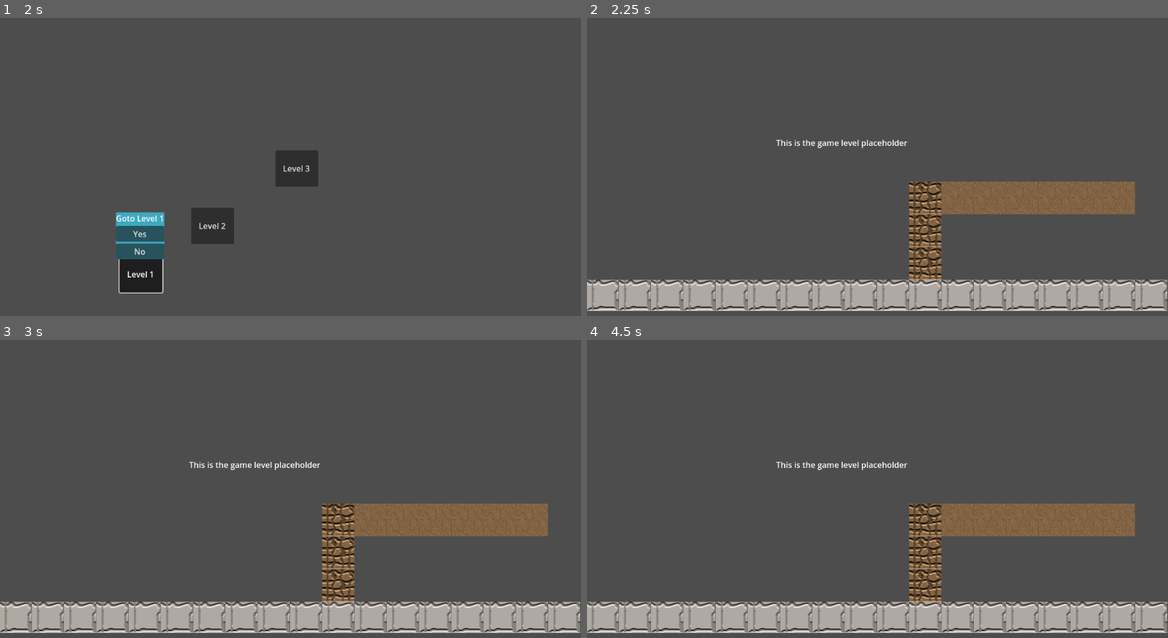
Above: before the commit, frames 1-4 (two rows, left to right).
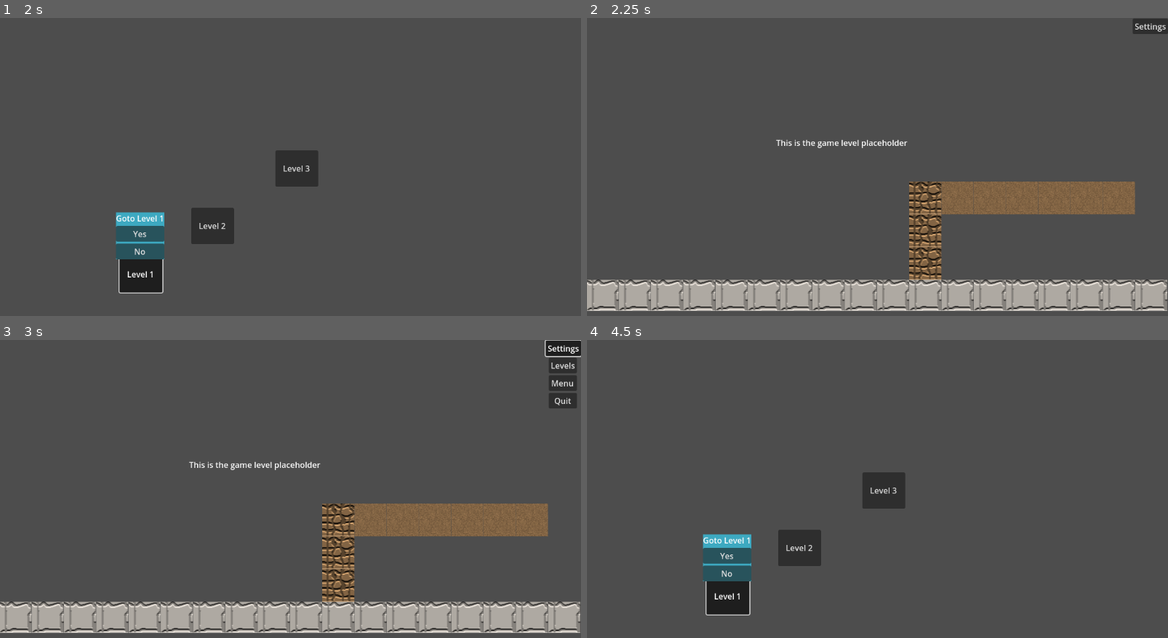
Above: after the commit, the same moments.

Repository: UNLV-CS472-672/2024-S-GROUP7-LifeQuest
Game: Godot game, scene res://main.tscn
The game is run twice, just before and just after one commit, with the same random seed, the same clock (stepped at 60 frames per second) and the same inputs.
Inputs (mouse positions are in pixels of both pictures, inside the frame that each line leads up to):
- Up to frame 1 (2 s): click "Play" at 0.5 s; click "Level 1" at 1.25 s
- Up to frame 2 (2.25 s): click "Yes" at 2 s
- Up to frame 3 (3 s): click (563, 348) at 2.75 s, where only the run after the commit has a clickable "Settings"
- Up to frame 4 (4.5 s): click (1150, 366) at 3.5 s, where only the run after the commit has a clickable "Levels"; click (726, 596) at 4.25 s, where only the run after the commit has a clickable "Level 1"

Frame 1 is identical in both runs. In frame 2, 0.3% of the frame differs, in the area x 93-100%, y 0-6%; in frame 3, 1.0%; in frame 4, 19%, in the area x 0-100%, y 40-99%.

Commit message:
Implement pause menu within game scene.

Diff:
--- /dev/null
+++ b/Game/LifeQuest/InGameMenu.gd
@@ -0,0 +1,15 @@
+extends Control
+
+# When "Levels" button is pressed:
+func _on_levels_pressed():
+# TODO: Does the scene need to be stopped before it is changed?
+	get_tree().change_scene_to_file("res://map_scene.tscn") # Fetch level selector scene
+
+# When "Menu" button is pressed:
+func _on_menu_pressed():
+	# TODO: Does the scene need to be stopped before it is changed?
+	get_tree().change_scene_to_file("res://main.tscn") # Fetch main menu scene
+
+# When "Quit" button is pressed:
+func _on_quit_pressed():
+	get_tree().quit() # Quit the game
--- /dev/null
+++ b/Game/LifeQuest/game_scene.gd
@@ -0,0 +1,19 @@
+extends Node2D
+
+@onready var menu = $Menu
+
+# Called when the node enters the scene tree for the first time.
+func _ready():
+	menu.hide() # Ensure in game menu is hidden when level starts
+
+# Called every frame. 'delta' is the elapsed time since the previous frame.
+func _process(delta):
+	pass
+
+func _on_settings_pressed():
+	if menu.visible == false: # If menu is hidden:
+		menu.visible = true # Show menu
+		Engine.time_scale = 1 # Pause game
+	else: # If menu is showing:
+		menu.visible = false # Hide menu
+		Engine.time_scale = 0  # Resume game
--- a/Game/LifeQuest/game_scene.tscn
+++ b/Game/LifeQuest/game_scene.tscn
@@ -1,8 +1,10 @@
-[gd_scene load_steps=6 format=3 uid="uid://ccuoxmewdujb4"]
+[gd_scene load_steps=9 format=3 uid="uid://ccuoxmewdujb4"]
 
 [ext_resource type="Texture2D" uid="uid://sp5sqsqilkte" path="res://Sprites/tilemap_Floor_spaced_smaller.png" id="1_khfqp"]
+[ext_resource type="Script" path="res://game_scene.gd" id="1_xu6qf"]
 [ext_resource type="Script" path="res://Scripts/Inventory GUI/UserInterface.gd" id="2_rva7x"]
 [ext_resource type="PackedScene" uid="uid://bqwh0ar8cqyro" path="res://inventory.tscn" id="2_vgroc"]
+[ext_resource type="PackedScene" uid="uid://ccwd1ftqobgn8" path="res://in_game_menu.tscn" id="6_satse"]
 
 [sub_resource type="TileSetAtlasSource" id="TileSetAtlasSource_olttd"]
 texture = ExtResource("1_khfqp")
@@ -145,7 +147,12 @@
 tile_size = Vector2i(64, 65)
 sources/0 = SubResource("TileSetAtlasSource_olttd")
 
+[sub_resource type="GDScript" id="GDScript_uxry2"]
+script/source = "extends Button
+"
+
 [node name="GameScene" type="Node2D"]
+script = ExtResource("1_xu6qf")
 
 [node name="PlaceHolder" type="Label" parent="."]
 offset_left = 375.0
@@ -164,3 +171,20 @@
 
 [node name="Inventory" parent="UserInterface" instance=ExtResource("2_vgroc")]
 visible = false
+
+[node name="Settings" type="Button" parent="."]
+offset_left = 1082.0
+offset_top = 1.0
+offset_right = 1152.0
+offset_bottom = 32.0
+toggle_mode = true
+text = "Settings"
+script = SubResource("GDScript_uxry2")
+
+[node name="Menu" parent="." instance=ExtResource("6_satse")]
+offset_left = 1088.0
+offset_top = 35.0
+offset_right = 1128.0
+offset_bottom = 71.0
+
+[connection signal="pressed" from="Settings" to="." method="_on_settings_pressed"]
--- /dev/null
+++ b/Game/LifeQuest/in_game_menu.tscn
@@ -0,0 +1,36 @@
+[gd_scene load_steps=2 format=3 uid="uid://ccwd1ftqobgn8"]
+
+[ext_resource type="Script" path="res://InGameMenu.gd" id="1_uhgj4"]
+
+[node name="InGameMenu" type="Control"]
+layout_mode = 3
+anchors_preset = 0
+offset_left = 535.0
+offset_top = 253.0
+offset_right = 575.0
+offset_bottom = 289.0
+script = ExtResource("1_uhgj4")
+
+[node name="Menu" type="MarginContainer" parent="."]
+layout_mode = 0
+offset_right = 56.0
+offset_bottom = 101.0
+
+[node name="VBoxContainer" type="VBoxContainer" parent="Menu"]
+layout_mode = 2
+
+[node name="Levels" type="Button" parent="Menu/VBoxContainer"]
+layout_mode = 2
+text = "Levels"
+
+[node name="Menu" type="Button" parent="Menu/VBoxContainer"]
+layout_mode = 2
+text = "Menu"
+
+[node name="Quit" type="Button" parent="Menu/VBoxContainer"]
+layout_mode = 2
+text = "Quit"
+
+[connection signal="pressed" from="Menu/VBoxContainer/Levels" to="." method="_on_levels_pressed"]
+[connection signal="pressed" from="Menu/VBoxContainer/Menu" to="." method="_on_menu_pressed"]
+[connection signal="pressed" from="Menu/VBoxContainer/Quit" to="." method="_on_quit_pressed"]
Binary file added: Game/LifeQuest/Scripts/menu_2_2_2.png
Not shown, added: Game/LifeQuest/Scripts/menu_2_2_2.png.import
